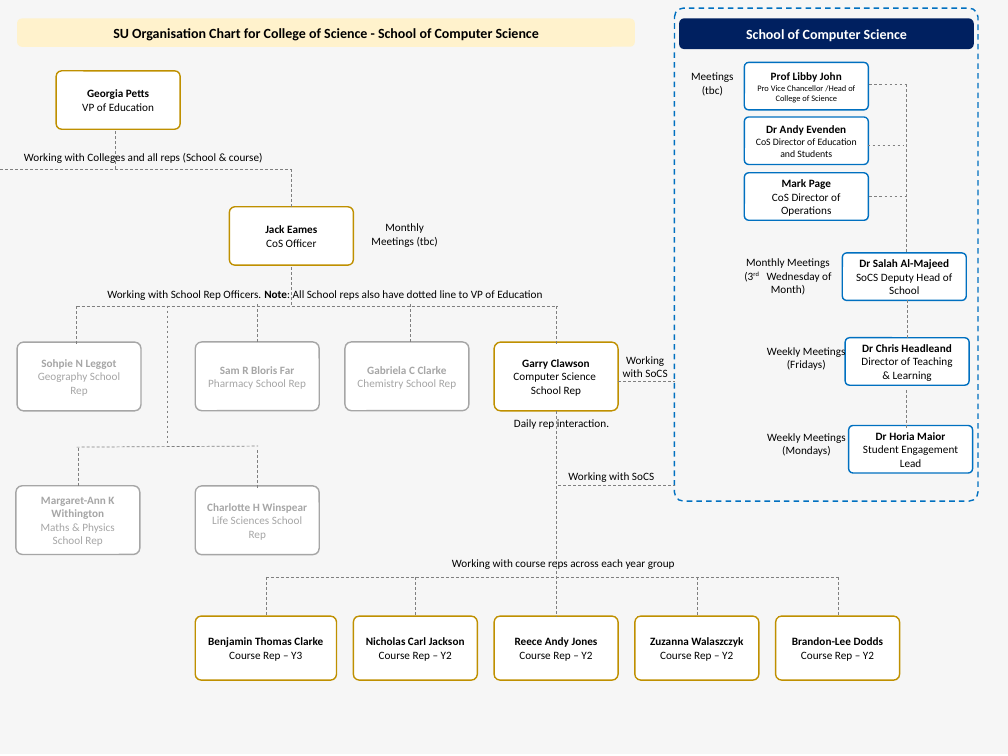
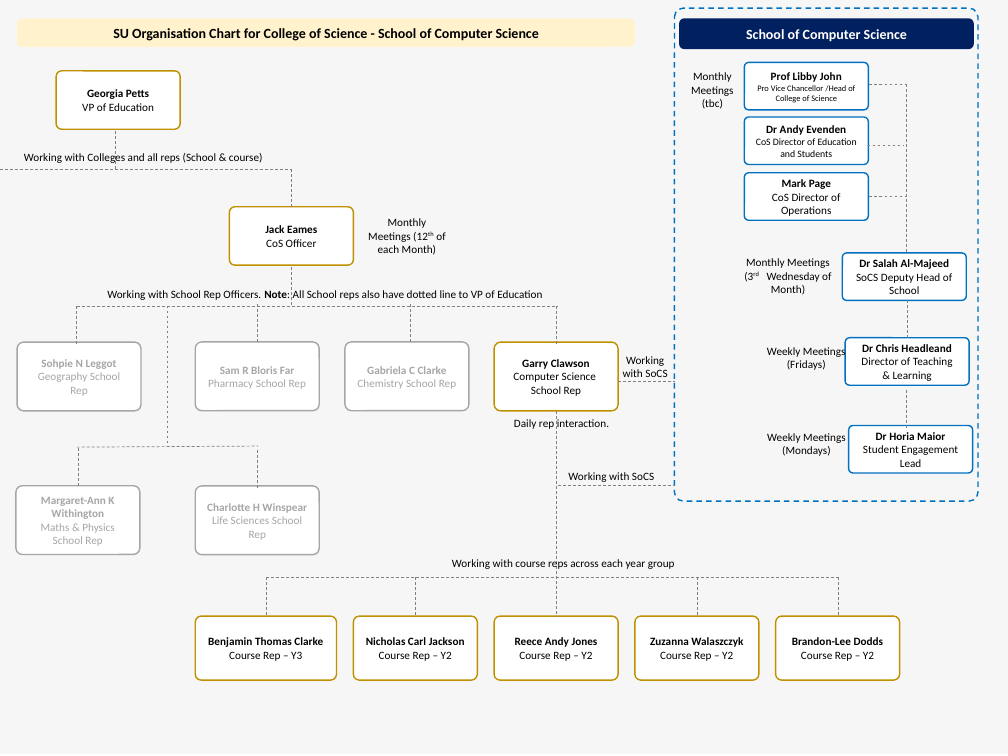
Before and after one commit to socsreps/socsreps.github.io, a slide deck: slide 1 of assets/SoCS SU Organisation Chart - Editable.pptx. Drawn at 1008x756 pixels with LibreOffice and Linux fonts; fonts in the diff are those of the drawing. Boxes give left, top, right and bottom in pixels: in the first picture for what was removed or moved away, otherwise in the second. Text is boxed around its words. In the diff, an @@ line names an element or a change of style, - is before the commit and + after.

```diff
--- a/assets/SoCS SU Organisation Chart - Editable.pptx
+++ b/assets/SoCS SU Organisation Chart - Editable.pptx
@@ text at [691,72,734,109]: text changed @@
-Meetings (tbc)
+Monthly Meetings (tbc)
@@ text at [368,218,445,255]: text changed @@
-Monthly Meetings (tbc)
+Monthly Meetings (12th of each Month)
```
Also in this commit, not shown: 5 other files.
